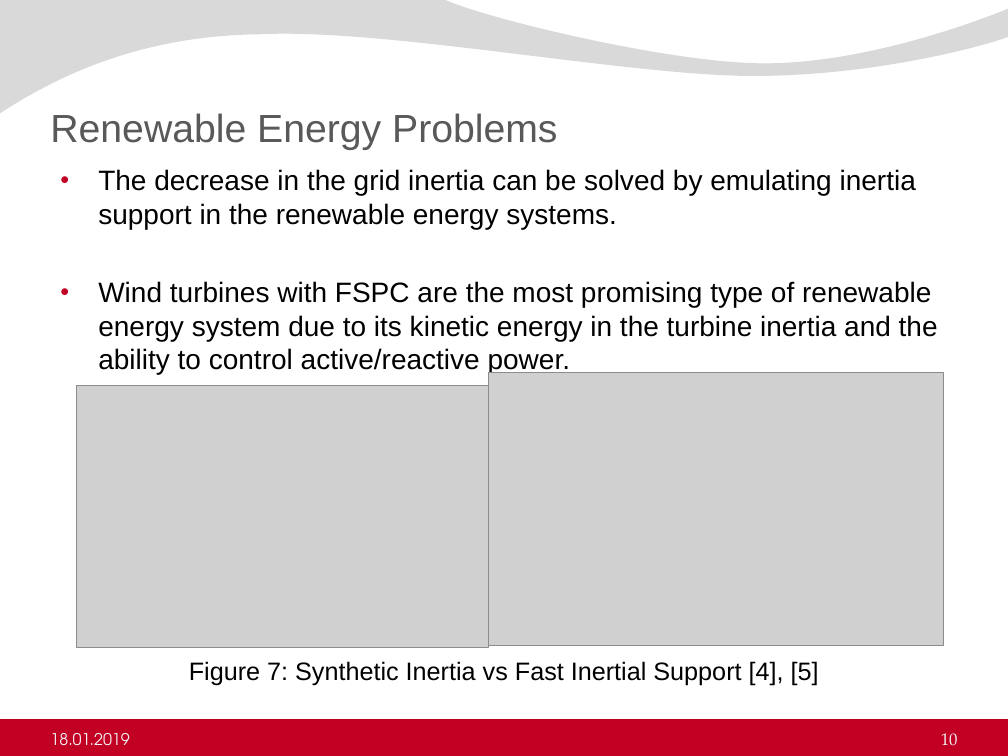
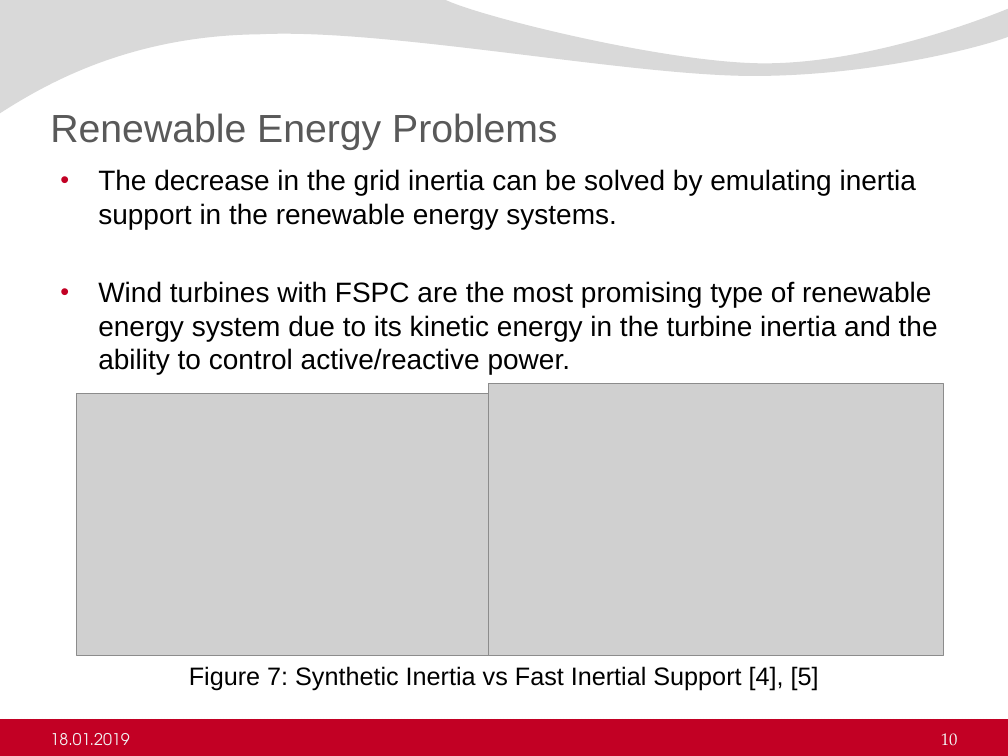
Before and after one commit to ErencanDuymaz/Research, a slide deck: slide 10 of Thesis/Thesis Defence/Erencan_Duymaz_thesis_defence.pptx. Drawn at 1008x756 pixels with LibreOffice and Linux fonts; fonts in the diff are those of the drawing; grey boxes stand for pictures; background and template pictures are left out. Boxes give left, top, right and bottom in pixels: in the first picture for what was removed or moved away, otherwise in the second. Text is boxed around its words. In the diff, an @@ line names an element or a change of style, - is before the commit and + after.

Commit message:
Thesis defence is updated.

```diff
--- a/Thesis/Thesis Defence/Erencan_Duymaz_thesis_defence.pptx
+++ b/Thesis/Thesis Defence/Erencan_Duymaz_thesis_defence.pptx
@@ picture: place and size @@
-picture at <box>488,373,942,646</box>
+picture at <box>488,383,942,656</box>
@@ picture: place and size @@
-picture at <box>77,386,488,648</box>
+picture at <box>77,394,488,656</box>
@@ text "Figure 7: Synthetic Inertia vs ...": place and size @@
-text "Figure 7: Synthetic Inertia vs ..." at <box>189,661,819,685</box>
+text "Figure 7: Synthetic Inertia vs ..." at <box>189,666,819,691</box>
```
